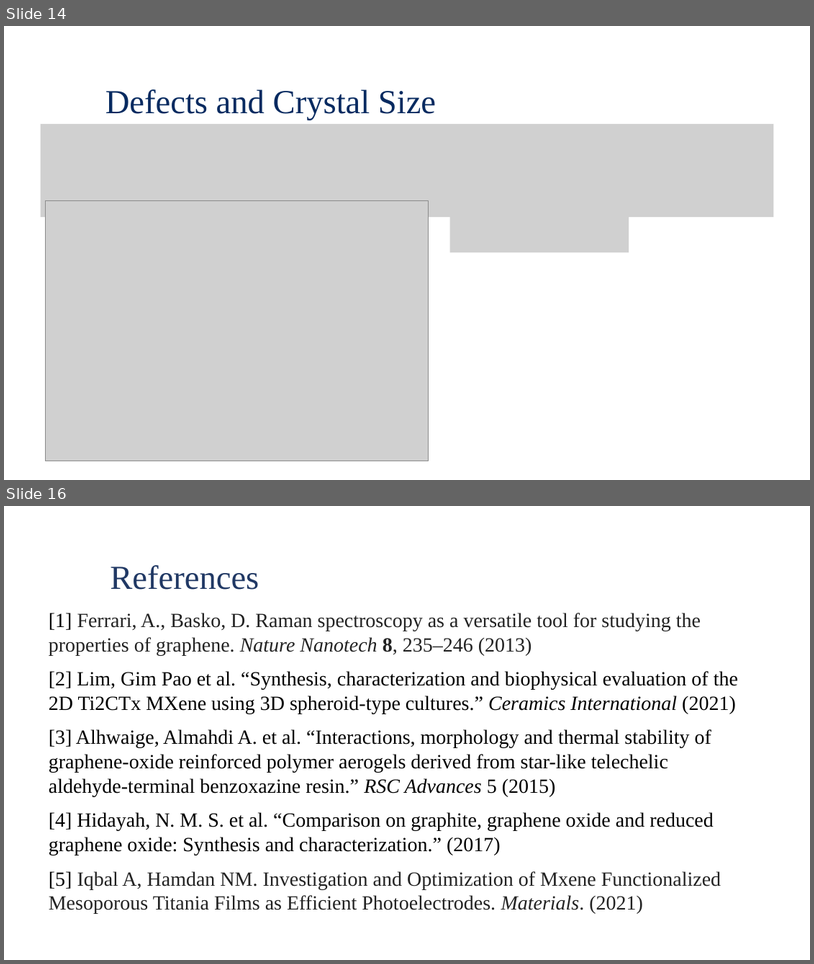
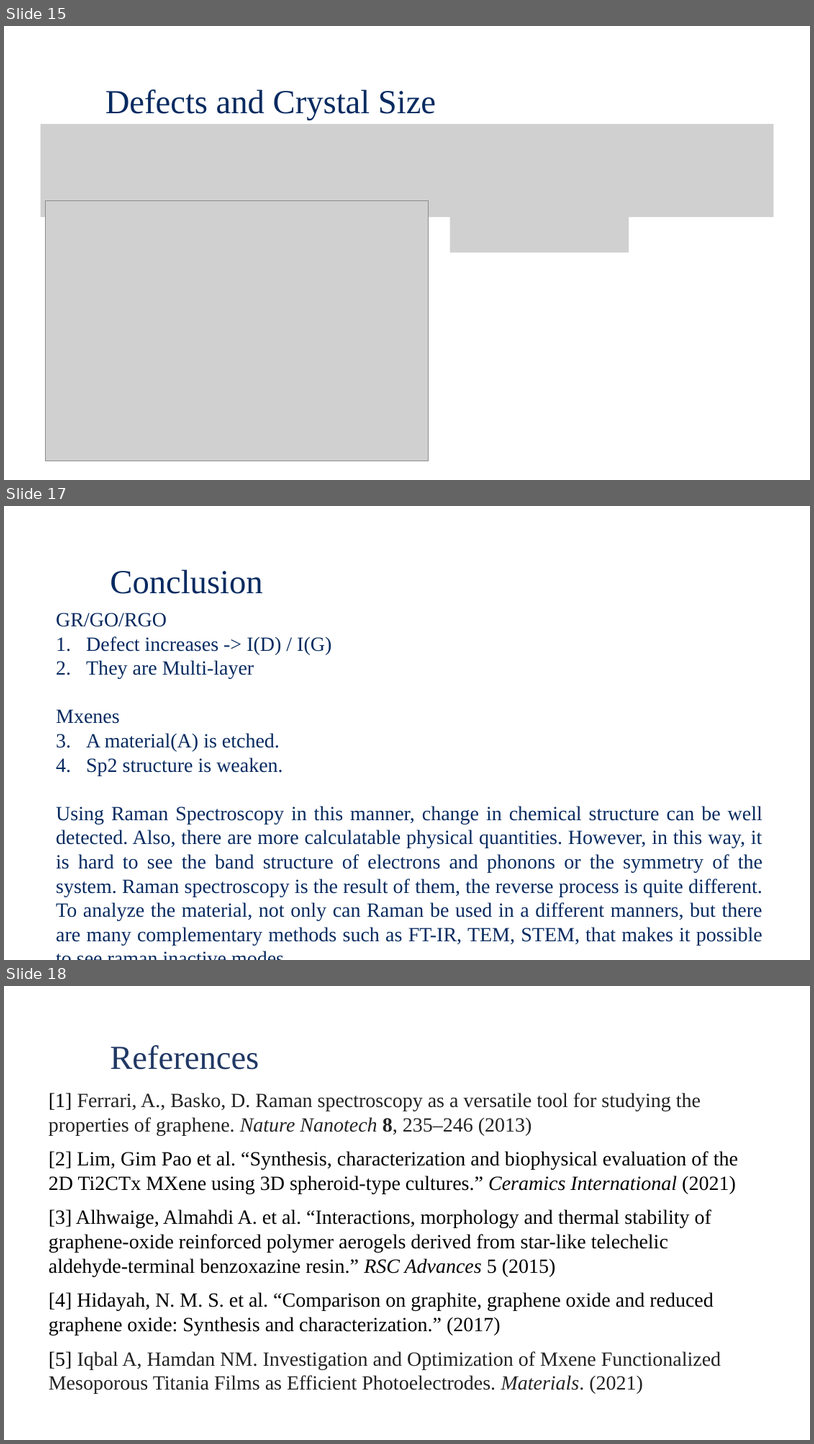
Before and after one commit to Waterbird20/APL2, a slide deck: Raman_Final Presentation.pptx. Shown one above the other, each under a label of ours: slides 14 and 16 before the commit, slides 15, 17 and 18 after it; the slides between them are not shown. The pictures are 814x964 and 814x1444 pixels, drawn with LibreOffice and Linux fonts; fonts in the diff are those of the drawing; grey boxes stand for pictures; background and template pictures are left out. Boxes give left, top, right and bottom in pixels: in the first picture for what was removed or moved away, otherwise in the second. Text is boxed around its words. In the diff, an @@ line names an element or a change of style, - is before the commit and + after.

```diff
--- a/Raman_Final Presentation.pptx
+++ b/Raman_Final Presentation.pptx
@@ slide 17 added at <box>4,506,810,960</box>, background picture (left out) @@
@@ text added at <box>110,569,262,594</box>, 40 pt, text #072A60 @@
+Conclusion
@@ text added at <box>56,613,763,944</box>, 24 pt, text #072A60 @@
+GR/GO/RGO
+1. Defect increases -> I(D) / I(G)
+2. They are Multi-layer
+Mxenes
+1. A material(A) is etched.
+2. Sp2 structure is weaken.
+Using Raman Spectroscopy in this manner, change in chemical structure can be well detected. Also, there are more calculatable physical quantities. However, in this way, it is hard to see the band structure of electrons and phonons or the symmetry of the system. Raman spectroscopy is the result of them, the reverse process is quite different. To analyze the material, not only can Raman be used in a different manners, but there are many complementary methods such as FT-IR, TEM, STEM, that makes it possible to see raman inactive modes.
@@ what was slide 14 is now slide 15 @@
@@ what was slide 16 is now slide 18 @@
```
Also in this commit, not shown: 7 slides changed, 3 other slides added, 2 slides removed.
